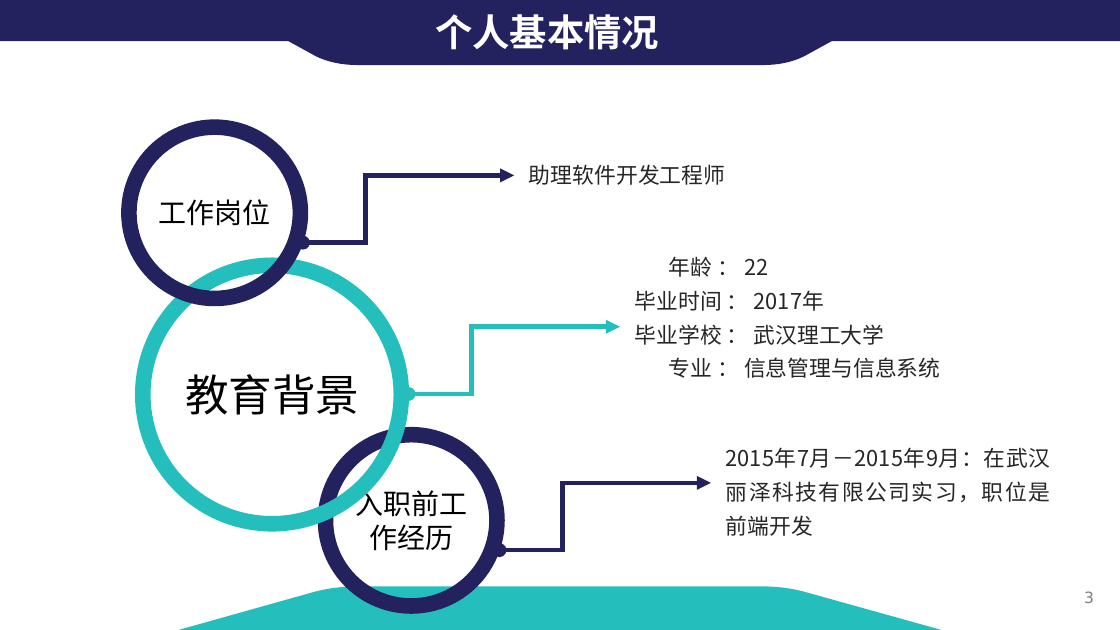
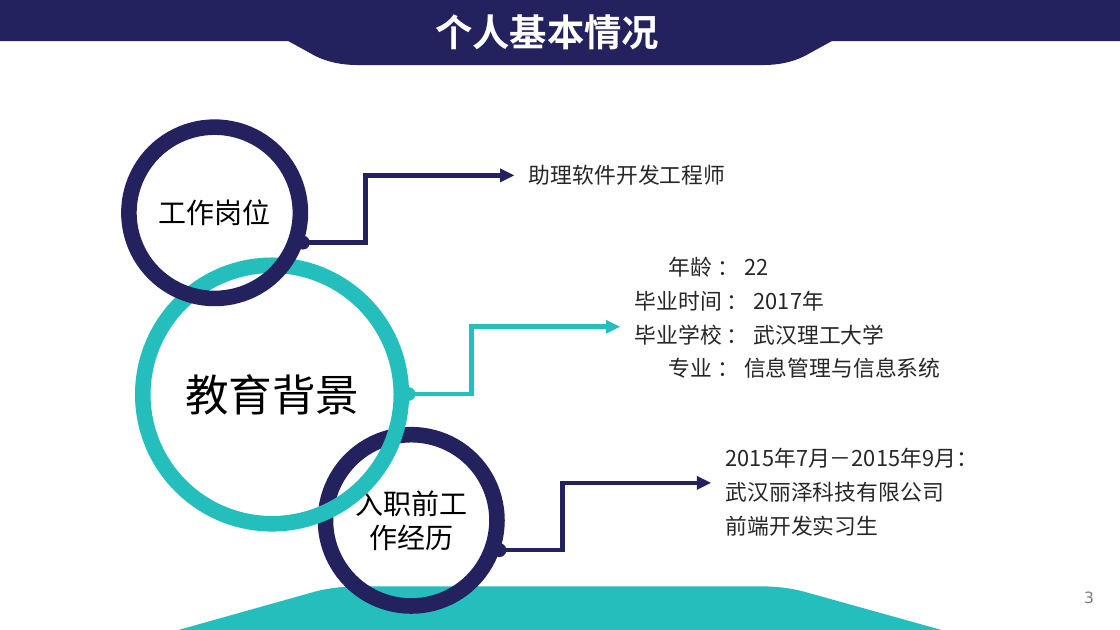
Before and after one commit to careyke/zhuangzheng, a slide deck: slide 3 of 转正评审-柯创.pptx. Drawn at 1120x630 pixels with LibreOffice and Linux fonts; fonts in the diff are those of the drawing; background and template pictures are left out. Boxes give left, top, right and bottom in pixels: in the first picture for what was removed or moved away, otherwise in the second. Text is boxed around its words. In the diff, an @@ line names an element or a change of style, - is before the commit and + after.

```diff
--- a/转正评审-柯创.pptx
+++ b/转正评审-柯创.pptx
@@ text at (x1=726, y1=447, x2=978, y2=536): text changed @@
-2015年7月－2015年9月：在武汉丽泽科技有限公司实习，职位是前端开发
+2015年7月－2015年9月：
+武汉丽泽科技有限公司
+前端开发实习生
```
Also in this commit, not shown: 2 other slides changed, 7 slides added, 33 other files.
